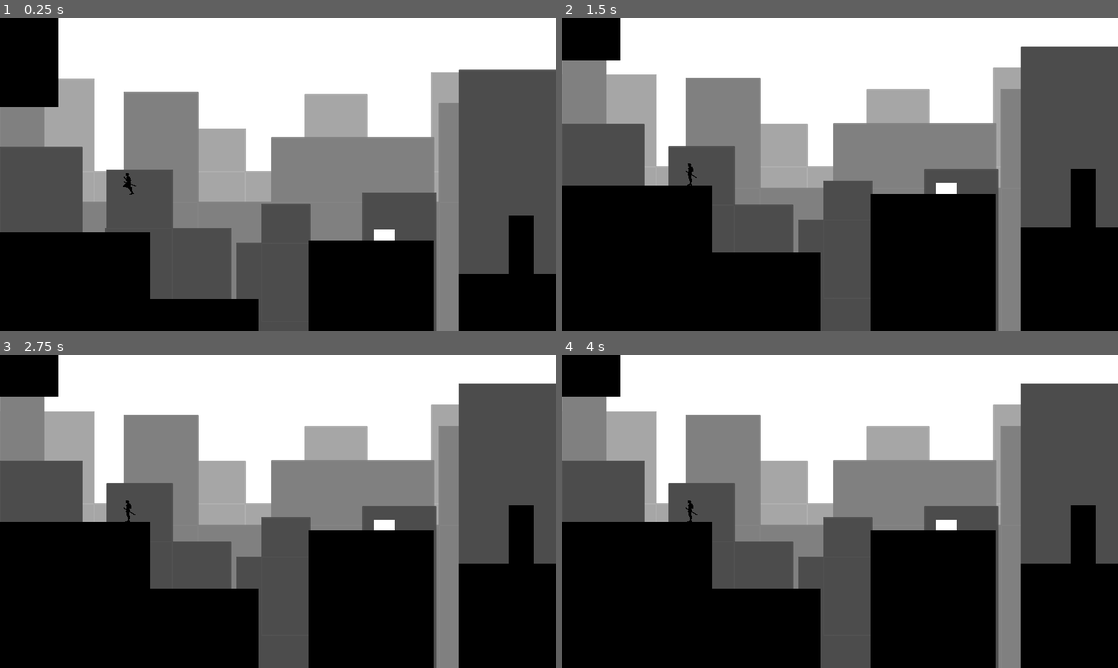
Above: before the commit, frames 1-4 (two rows, left to right).
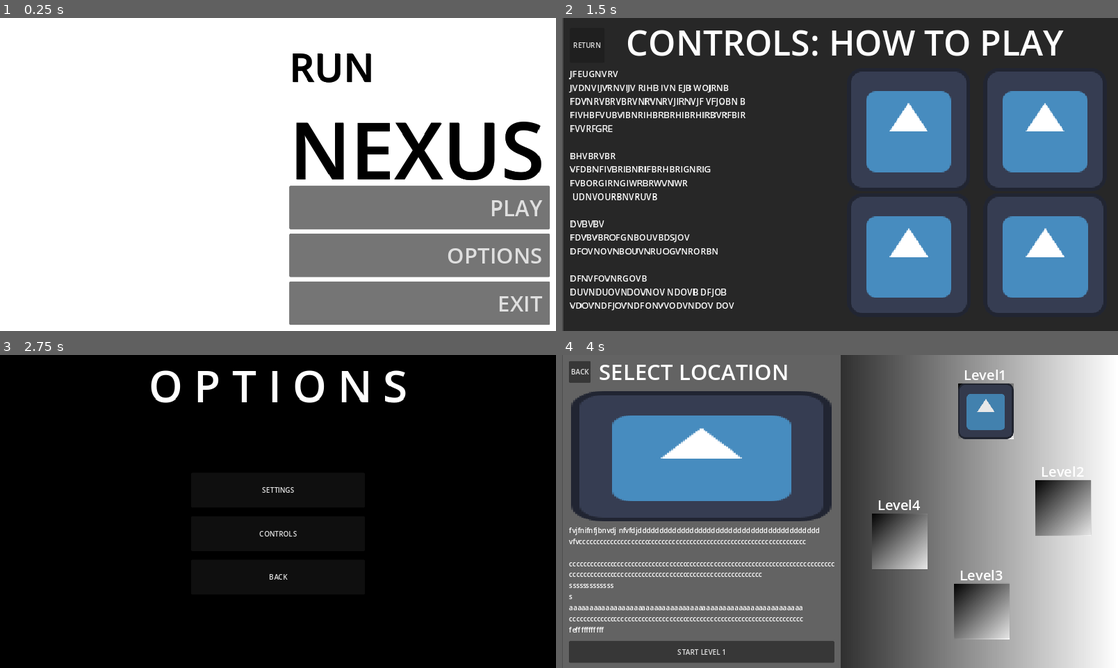
Above: after the commit, the same moments.

Repository: Abrar-SID/Run-Nexus
Game: Godot game, scene res://scenes/ui.tscn
Same seed, same stepped clock (60 frames per second), same inputs: the game is played once before the commit and once after it. Before the commit the project starts from res://scenes/level_1.tscn. The engine's default icon, where the game draws it, is replaced by a stand-in: a white triangle on a blue panel in a dark square.
Inputs (mouse positions are in pixels of both pictures, inside the frame that each line leads up to):
- Up to frame 1 (0.25 s): no input
- Up to frame 2 (1.5 s): click (979, 255) at 0.5 s, where only the run after the commit has a clickable "OPTIONS"; click (840, 196) at 1.25 s, where only the run after the commit has a clickable "CONTROLS"
- Up to frame 3 (2.75 s): click (27, 383) at 2 s, where only the run after the commit has a clickable "RETURN"
- Up to frame 4 (4 s): click (840, 577) at 2.75 s, where only the run after the commit has a clickable "BACK"; click (979, 545) at 3.5 s, where only the run after the commit has a clickable "PLAY"

The runs differ from the first frame. In frame 1, 72% of the frame differs, in the area x 0-100%, y 0-100%; in frame 2, 93%; in frame 3, 63%; in frame 4, 87%.

Commit message:
UI 90 done
fixed level selection scene

Diff:
--- a/run-nexus/project.godot
+++ b/run-nexus/project.godot
@@ -11,7 +11,7 @@
 [application]
 
 config/name="Run Nexus"
-run/main_scene="res://scenes/level_1.tscn"
+run/main_scene="res://scenes/ui.tscn"
 config/features=PackedStringArray("4.3", "GL Compatibility")
 config/icon="res://icon.svg"
 
--- a/run-nexus/scenes/level_selection.tscn
+++ b/run-nexus/scenes/level_selection.tscn
@@ -1,23 +1,37 @@
-[gd_scene load_steps=5 format=3 uid="uid://bccw4fsbdtyu8"]
+[gd_scene load_steps=8 format=3 uid="uid://bccw4fsbdtyu8"]
 
 [ext_resource type="PackedScene" uid="uid://3wxtqo3xrg85" path="res://scenes/world_icon.tscn" id="1_ijb5f"]
 [ext_resource type="Script" path="res://scripts/level_selection.gd" id="1_yo2sw"]
 [ext_resource type="PackedScene" uid="uid://bmpclaaxl4jf6" path="res://scenes/player_icon.tscn" id="3_vpnfn"]
 [ext_resource type="Texture2D" uid="uid://d3aef1ev1btxa" path="res://icon.svg" id="4_nobda"]
 
-[node name="LevelSelection" type="Control" node_paths=PackedStringArray("player_icon")]
+[sub_resource type="Gradient" id="Gradient_hvgme"]
+offsets = PackedFloat32Array(0.385246, 1)
+
+[sub_resource type="GradientTexture1D" id="GradientTexture1D_qklsh"]
+gradient = SubResource("Gradient_hvgme")
+
+[sub_resource type="StyleBoxTexture" id="StyleBoxTexture_y2rp8"]
+texture = SubResource("GradientTexture1D_qklsh")
+
+[node name="LevelSelection" type="Control" node_paths=PackedStringArray("player_icon", "level_1_info", "level_2_info", "level_3_info", "level_4_info")]
 layout_mode = 3
 anchors_preset = 0
 offset_left = 1.0
-offset_right = 1287.0
-offset_bottom = 904.0
+offset_right = 1281.0
+offset_bottom = 721.0
 script = ExtResource("1_yo2sw")
 player_icon = NodePath("playerIcon")
+level_1_info = NodePath("1sliderPatchRect")
+level_2_info = NodePath("2sliderPatchRect2")
+level_3_info = NodePath("3sliderPatchRect3")
+level_4_info = NodePath("4sliderPatchRect4")
 
 [node name="Panel" type="Panel" parent="."]
 layout_mode = 0
-offset_right = 40.0
-offset_bottom = 40.0
+offset_right = 1280.0
+offset_bottom = 723.0
+theme_override_styles/panel = SubResource("StyleBoxTexture_y2rp8")
 
 [node name="WorldIcon" parent="." instance=ExtResource("1_ijb5f")]
 offset_left = 911.0
@@ -47,7 +61,6 @@
 level_index = 4
 
 [node name="playerIcon" parent="." instance=ExtResource("3_vpnfn")]
-visible = false
 layout_mode = 0
 offset_left = 1147.0
 offset_top = 15.0
@@ -416,3 +429,61 @@
 custom_minimum_size = Vector2(600, 50)
 layout_mode = 2
 text = "START LEVEL 4"
+
+[node name="level1Button" type="Button" parent="."]
+modulate = Color(1, 1, 1, 0.345098)
+self_modulate = Color(1, 1, 1, 0.486275)
+custom_minimum_size = Vector2(128, 128)
+layout_mode = 0
+offset_left = 911.0
+offset_top = 64.0
+offset_right = 1039.0
+offset_bottom = 192.0
+theme_override_colors/icon_normal_color = Color(1, 1, 1, 0)
+theme_override_colors/icon_pressed_color = Color(0, 0, 0, 1)
+theme_override_colors/icon_hover_color = Color(0.427493, 0.427493, 0.427493, 1)
+
+[node name="level2Button" type="Button" parent="."]
+modulate = Color(1, 1, 1, 0.345098)
+self_modulate = Color(1, 1, 1, 0.486275)
+custom_minimum_size = Vector2(128, 128)
+layout_mode = 0
+offset_left = 1090.0
+offset_top = 287.0
+offset_right = 1218.0
+offset_bottom = 415.0
+theme_override_colors/icon_normal_color = Color(1, 1, 1, 0)
+theme_override_colors/icon_pressed_color = Color(0, 0, 0, 1)
+theme_override_colors/icon_hover_color = Color(0.427493, 0.427493, 0.427493, 1)
+
+[node name="level3Button" type="Button" parent="."]
+modulate = Color(1, 1, 1, 0.345098)
+self_modulate = Color(1, 1, 1, 0.486275)
+custom_minimum_size = Vector2(128, 128)
+layout_mode = 0
+offset_left = 902.0
+offset_top = 524.0
+offset_right = 1030.0
+offset_bottom = 652.0
+theme_override_colors/icon_normal_color = Color(1, 1, 1, 0)
+theme_override_colors/icon_pressed_color = Color(0, 0, 0, 1)
+theme_override_colors/icon_hover_color = Color(0.427493, 0.427493, 0.427493, 1)
+
+[node name="level4Button" type="Button" parent="."]
+modulate = Color(1, 1, 1, 0.345098)
+self_modulate = Color(1, 1, 1, 0.486275)
+custom_minimum_size = Vector2(128, 128)
+layout_mode = 0
+offset_left = 713.0
+offset_top = 367.0
+offset_right = 841.0
+offset_bottom = 495.0
+theme_override_colors/icon_normal_color = Color(1, 1, 1, 0)
+theme_override_colors/icon_pressed_color = Color(0, 0, 0, 1)
+theme_override_colors/icon_hover_color = Color(0.427493, 0.427493, 0.427493, 1)
+
+[connection signal="pressed" from="1sliderPatchRect/sliderContentContainer/startButtonContainer/1levelStartButton" to="." method="_on_level_start_button_pressed"]
+[connection signal="pressed" from="level1Button" to="." method="_on_level_1_button_pressed"]
+[connection signal="pressed" from="level2Button" to="." method="_on_level_2_button_pressed"]
+[connection signal="pressed" from="level3Button" to="." method="_on_level_3_button_pressed"]
+[connection signal="pressed" from="level4Button" to="." method="_on_level_4_button_pressed"]
--- a/run-nexus/scenes/ui.tscn
+++ b/run-nexus/scenes/ui.tscn
@@ -17,7 +17,6 @@
 home_controls_menu = NodePath("HomeToControlsMenuContainer")
 
 [node name="HomeMenuContainer" type="MarginContainer" parent="."]
-visible = false
 offset_right = 1281.0
 offset_bottom = 721.0
 
@@ -67,7 +66,7 @@
 size_flags_vertical = 8
 theme_override_constants/separation = 10
 
-[node name="PlayButton" type="Button" parent="HomeMenuContainer/ContentContainer/optionsMainMenuContainer"]
+[node name="startGameButton" type="Button" parent="HomeMenuContainer/ContentContainer/optionsMainMenuContainer"]
 custom_minimum_size = Vector2(600, 100)
 layout_mode = 2
 size_flags_vertical = 3
@@ -141,6 +140,7 @@
 text = "BACK"
 
 [node name="inGameUI" type="MarginContainer" parent="."]
+visible = false
 offset_left = 3.0
 offset_right = 1280.0
 offset_bottom = 722.0
@@ -489,6 +489,7 @@
 expand_mode = 1
 stretch_mode = 4
 
+[connection signal="pressed" from="HomeMenuContainer/ContentContainer/optionsMainMenuContainer/startGameButton" to="." method="_on_start_game_button_pressed"]
 [connection signal="pressed" from="HomeMenuContainer/ContentContainer/optionsMainMenuContainer/toggleOptionMenuButton" to="." method="_on_toggle_option_menu_button_pressed"]
 [connection signal="pressed" from="OptionMenuContainer/MarginContainer2/VBoxContainer/toggleHomeControlsMenuButton" to="." method="_on_toggle_home_controls_menu_button_pressed"]
 [connection signal="pressed" from="OptionMenuContainer/MarginContainer2/VBoxContainer/toggleOptionMenuButton" to="." method="_on_toggle_option_menu_button_pressed"]
--- a/run-nexus/scripts/level_selection.gd
+++ b/run-nexus/scripts/level_selection.gd
@@ -3,17 +3,60 @@
 @export var player_icon: TextureRect
 @onready var worlds: Array = [$WorldIcon, $WorldIcon2, $WorldIcon3, $WorldIcon4]
 var current_world: int = 0
+var level_infos: Array
+
+@export var level_1_info: NinePatchRect
+@export var level_2_info: NinePatchRect
+@export var level_3_info: NinePatchRect
+@export var level_4_info: NinePatchRect
 
 # Called when the node enters the scene tree for the first time.
 func _ready() -> void:
 	player_icon.global_position = worlds[current_world].global_position
+	level_infos = [level_1_info, level_2_info, level_3_info, level_4_info]
+	show_only_level_info(current_world)
 
 # Called every frame. 'delta' is the elapsed time since the previous frame.
 func _input(event) -> void:
 	if event.is_action_pressed("move_back") and current_world > 0:
 		current_world -=1
 		player_icon.global_position = worlds[current_world].global_position
+		show_only_level_info(current_world)
 
 	if event.is_action_pressed("move_front") and current_world < worlds.size() - 1:
 		current_world +=1
 		player_icon.global_position = worlds[current_world].global_position
+		show_only_level_info(current_world)
+
+
+func show_only_level_info(level_index: int) ->void:
+	for i in range(level_infos.size()):
+		level_infos[i].visible = (i == level_index)
+
+
+func move_to_world(index:int) -> void:
+	current_world = index
+	player_icon.global_position = worlds[index].global_position
+	show_only_level_info(index)
+
+
+func _on_level_2_button_pressed() -> void:
+	if not level_2_info.visible:
+		move_to_world(1)
+
+
+func _on_level_1_button_pressed() -> void:
+	if not level_1_info.visible:
+		move_to_world(0)
+
+func _on_level_3_button_pressed() -> void:
+	if not level_3_info.visible:
+		move_to_world(2)
+
+func _on_level_4_button_pressed() -> void:
+	if not level_4_info.visible:
+		move_to_world(3)
+
+
+func _on_level_start_button_pressed() -> void:
+	get_tree().call_deferred("change_scene_to_file", "res://scenes/level_1.tscn")
--- a/run-nexus/scripts/ui.gd
+++ b/run-nexus/scripts/ui.gd
@@ -7,7 +7,8 @@
 @export var home_menu : MarginContainer
 @export var home_controls_menu : MarginContainer
 
-func toggle_visibilty(object) ->void:
+
+func toggle_visibility(object) ->void:
 	if object.visible:
 		object.visible = false
 	else:
@@ -15,20 +16,24 @@
 
 
 func _on_toggle_pause_menu_button_pressed() -> void:
-	toggle_visibilty(pause_menu)
-	toggle_visibilty(game_ui)
+	toggle_visibility(pause_menu)
+	toggle_visibility(game_ui)
 
 
 func _on_toggle_controls_menu_button_pressed() -> void:
-	toggle_visibilty(pause_menu)
-	toggle_visibilty(controls_menu)
+	toggle_visibility(pause_menu)
+	toggle_visibility(controls_menu)
 
 
 func _on_toggle_option_menu_button_pressed() -> void:
-	toggle_visibilty(home_menu)
-	toggle_visibilty(options_menu)
+	toggle_visibility(home_menu)
+	toggle_visibility(options_menu)
 
 
 func _on_toggle_home_controls_menu_button_pressed() -> void:
-	toggle_visibilty(options_menu)
-	toggle_visibilty(home_controls_menu)
+	toggle_visibility(options_menu)
+	toggle_visibility(home_controls_menu)
+
+
+func _on_start_game_button_pressed() -> void:
+	get_tree().call_deferred("change_scene_to_file", "res://scenes/level_selection.tscn")
